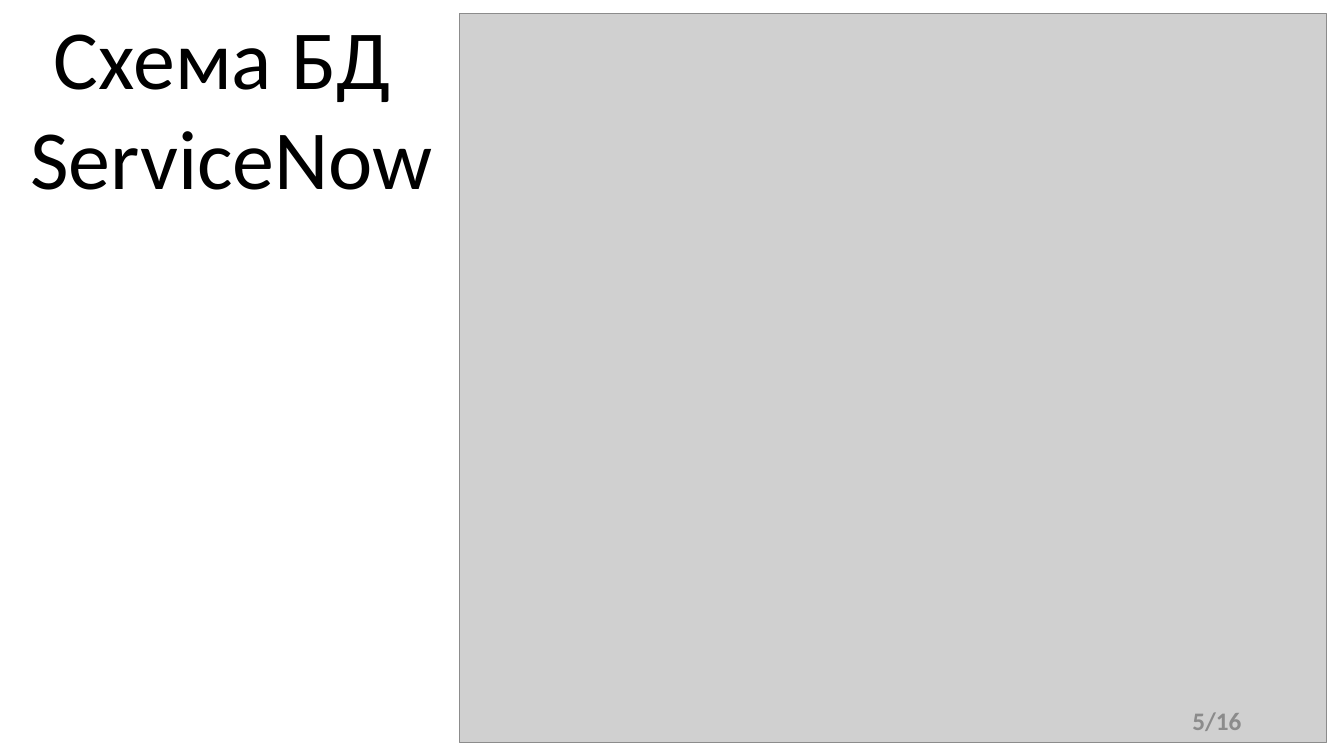
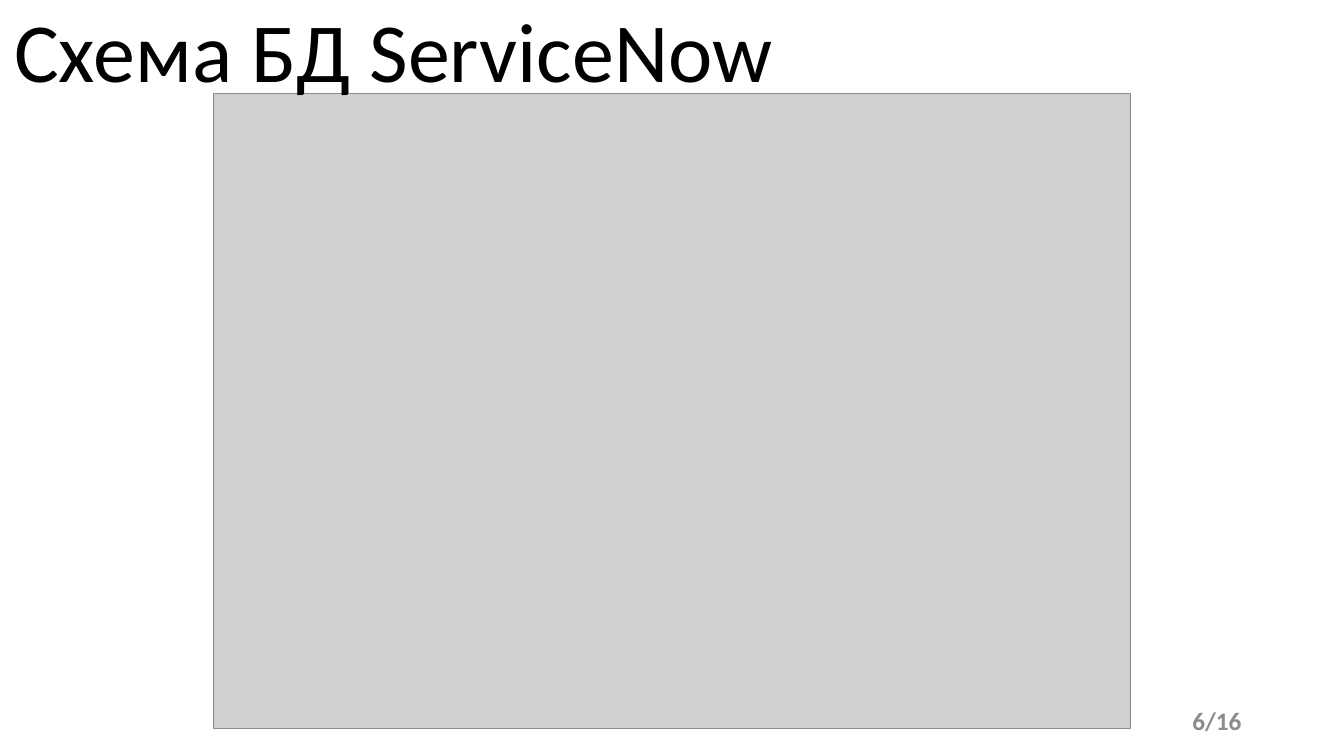
Before and after one commit to nassneg/diploma, a slide deck: slide 6 of ВКР Снегур.pptx (slide 5 before the commit). Drawn at 1344x756 pixels with LibreOffice and Linux fonts; fonts in the diff are those of the drawing; grey boxes stand for pictures. Boxes give left, top, right and bottom in pixels: in the first picture for what was removed or moved away, otherwise in the second. Text is boxed around its words. In the diff, an @@ line names an element or a change of style, - is before the commit and + after.

```diff
--- a/ВКР Снегур.pptx
+++ b/ВКР Снегур.pptx
@@ text at (14, 24, 772, 102): text changed @@
-Схема БД
-ServiceNow
+Схема БД ServiceNow
@@ picture: place and size @@
-picture at (460, 13, 1327, 743)
+picture at (214, 94, 1131, 729)
@@ page number at (1192, 712, 1241, 731): text changed @@
-5/16
+6/16
```
Also in this commit, not shown: 6 other slides changed, 6 slides added, 4 slides removed, 8 other files.
